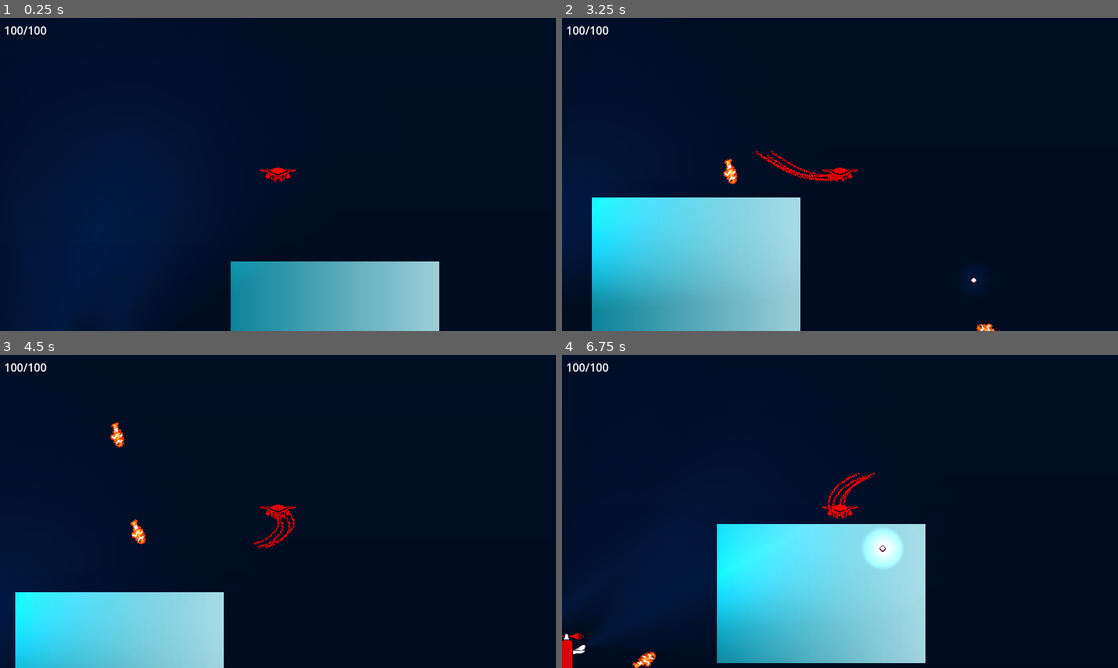
Above: before the commit, frames 1-4 (two rows, left to right).
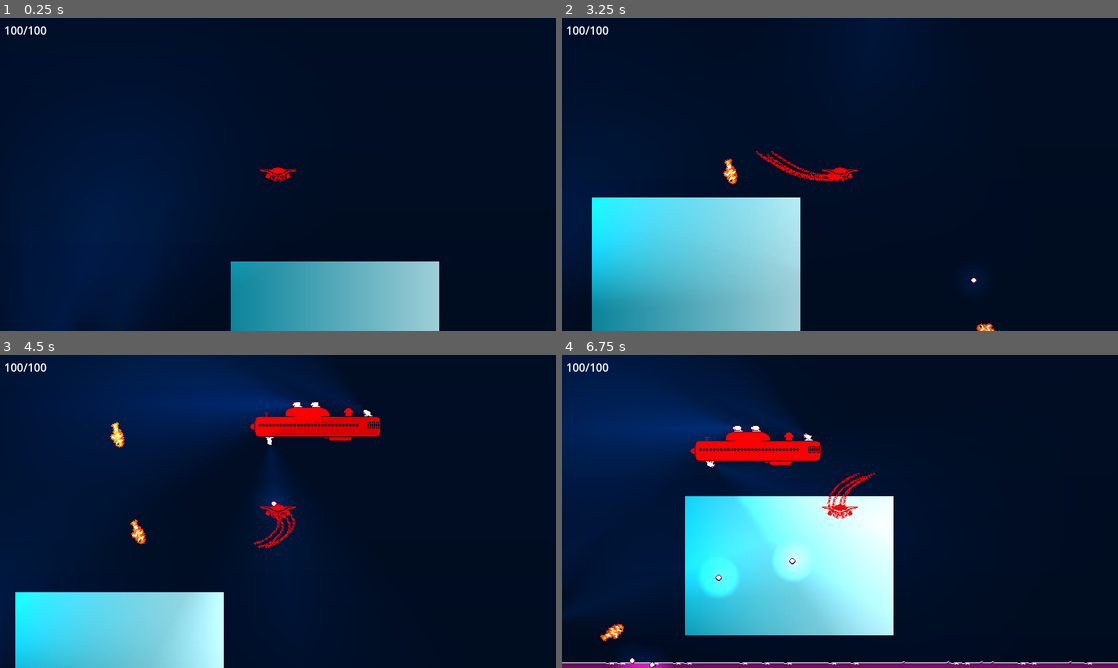
Above: after the commit, the same moments.

Repository: sialiss/GMTK-gamejam2023
Game: Godot game, scene res://Scenes/Sea/Sea.tscn
The game is run twice, just before and just after one commit, with the same random seed, the same clock (stepped at 60 frames per second) and the same inputs.
Inputs:
- Up to frame 1 (0.25 s): no input
- Up to frame 2 (3.25 s): hold D (move_right) 0.53-1.28 s; hold S (move_down) 1.28-2.03 s; hold D (move_right) 2.03-2.78 s; hold W (move_up) from 2.78 s (still down)
- Up to frame 3 (4.5 s): release W (move_up) at 3.53 s; hold A (move_left) from 3.53 s (still down)
- Up to frame 4 (6.75 s): release A (move_left) at 5.03 s; hold S (move_down) 5.03-5.78 s; hold D (move_right) 5.78-6.53 s; hold W (move_up) from 6.53 s (still down)

The runs differ from the first frame. In frame 2, 0.2% of the frame differs, in the area x 42-54%, y 47-53%; in frame 3, 15%; in frame 4, 33%, in the area x 0-100%, y 0-100%.

Commit message:
Sube in the sea in the oceanic sea wow wow woooow!!!!!!!!!!

Diff:
--- a/Scenes/Sea/Sea.tscn
+++ b/Scenes/Sea/Sea.tscn
@@ -1,8 +1,9 @@
-[gd_scene load_steps=15 format=3 uid="uid://bg5tc2suqrt5x"]
+[gd_scene load_steps=16 format=3 uid="uid://bg5tc2suqrt5x"]
 
 [ext_resource type="PackedScene" uid="uid://c531hmqy1ihyj" path="res://Scenes/Creature/Creature.tscn" id="1_2i86a"]
 [ext_resource type="PackedScene" uid="uid://djqqcw56r6tas" path="res://Scenes/Enemies/Base/Base.tscn" id="2_ebr7j"]
-[ext_resource type="PackedScene" uid="uid://c27ik08huxew1" path="res://Scenes/Enemies/Fish/FishSpawn.tscn" id="3_m44fu"]
+[ext_resource type="PackedScene" path="res://Scenes/Enemies/Fish/FishSpawn.tscn" id="3_m44fu"]
+[ext_resource type="PackedScene" uid="uid://lia64bjrnn4p" path="res://Scenes/Enemies/Submarine/Submarine.tscn" id="4_0byc0"]
 [ext_resource type="Texture2D" uid="uid://dkkrgh410kvfk" path="res://Assets/Textures/Terrain/TerrainSet1.png" id="4_32yco"]
 [ext_resource type="Texture2D" uid="uid://ontyk86wwly1" path="res://Assets/Textures/Terrain/TerrainSet2.png" id="5_uegxq"]
 
@@ -180,3 +181,6 @@
 format = 2
 layer_0/name = "Terrain"
 layer_0/tile_data = PackedInt32Array(1310725, 720898, 9, 1310724, 720898, 9, 1310723, 851970, 9, 1310722, 786434, 9, 13 …(60663 unchanged characters)…
+
+[node name="Submarine" parent="." instance=ExtResource("4_0byc0")]
+position = Vector2(1144, -762)
Not shown, added: Assets/Textures/XenoLife/DESTRUCTIONATATATA.png.import
Not shown, added: Assets/Textures/XenoLife/whale.png.import
